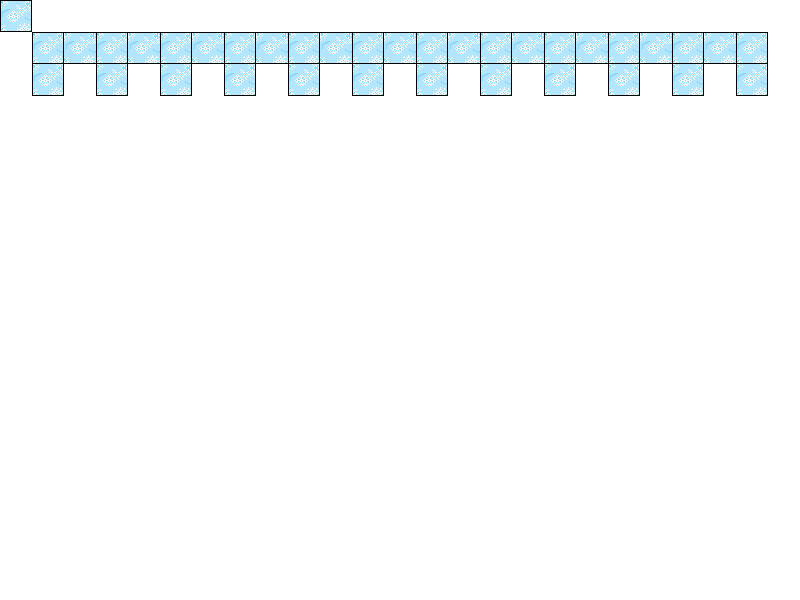
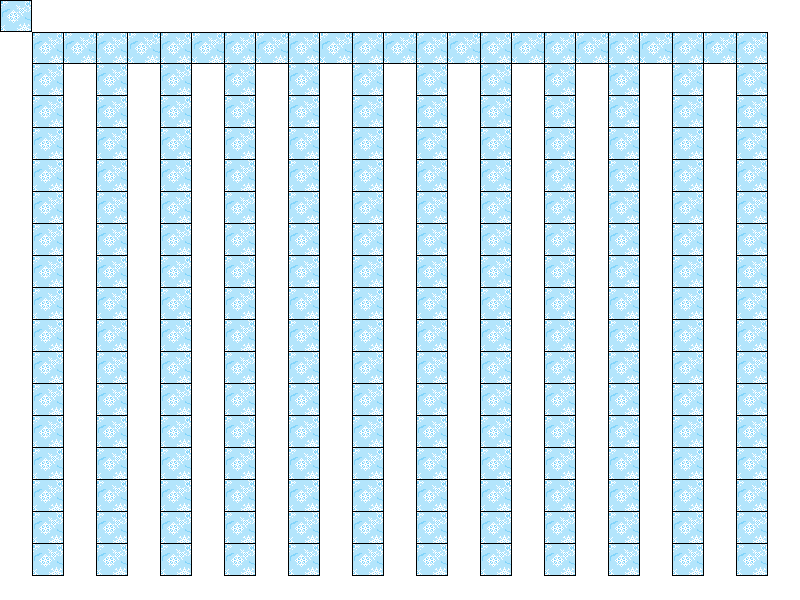
Comparing the layer stacks of the two 800px x 600px images. Changes:
painted on "left-right-bot border ice" over [32, 96, 768, 576]
